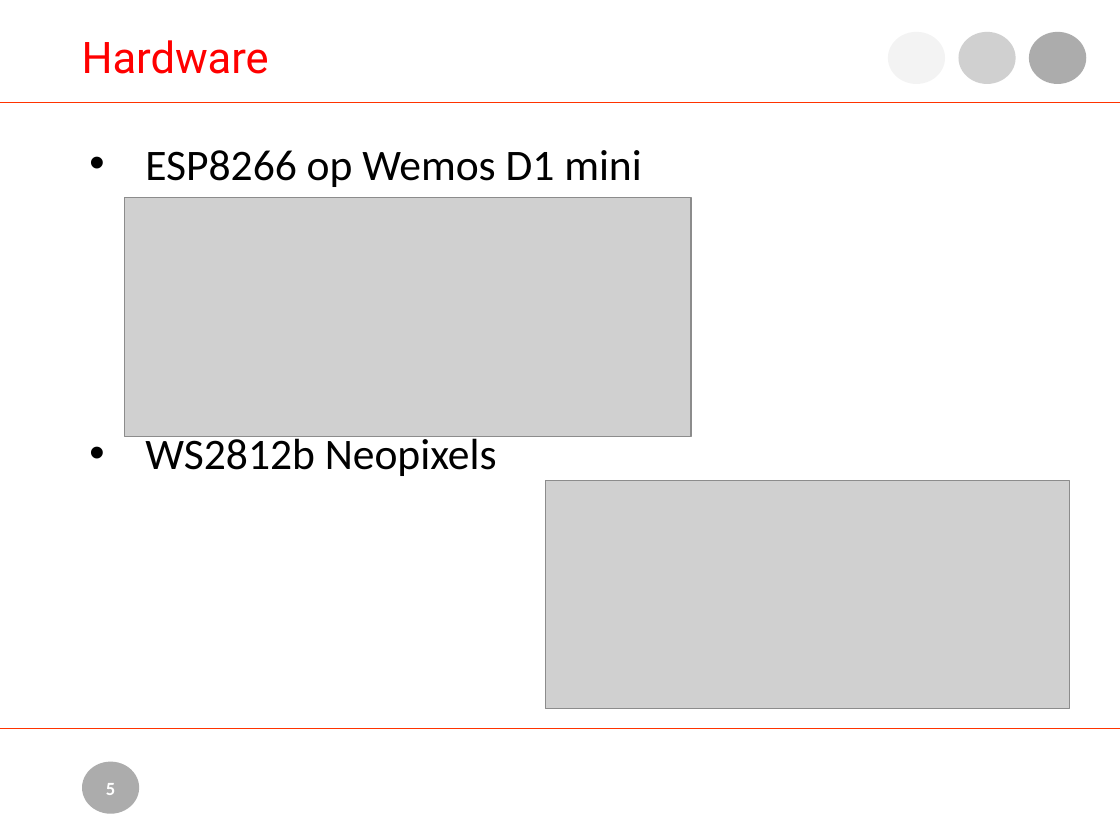
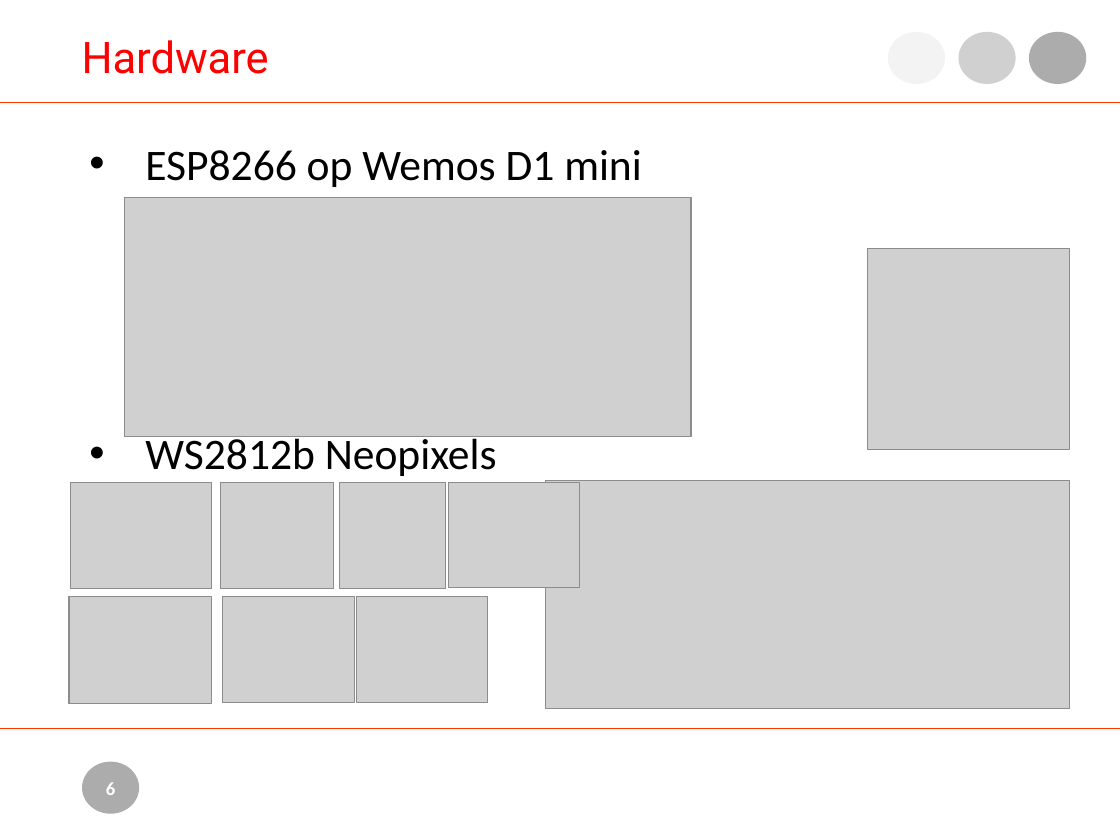
Before and after one commit to nielsmaneschijn/lotlr, a slide deck: slide 6 of doc/IOT for Dummies.pptx (slide 5 before the commit). Drawn at 1120x840 pixels with LibreOffice and Linux fonts; fonts in the diff are those of the drawing; grey boxes stand for pictures; background and template pictures are left out. Boxes give left, top, right and bottom in pixels: in the first picture for what was removed or moved away, otherwise in the second. Text is boxed around its words. In the diff, an @@ line names an element or a change of style, - is before the commit and + after.

```diff
--- a/doc/IOT for Dummies.pptx
+++ b/doc/IOT for Dummies.pptx
@@ picture added at (x1=868, y1=249, x2=1070, y2=450) @@
@@ picture added at (x1=71, y1=483, x2=212, y2=588) @@
@@ picture added at (x1=221, y1=483, x2=334, y2=588) @@
@@ picture added at (x1=339, y1=483, x2=445, y2=588) @@
@@ picture added at (x1=449, y1=483, x2=580, y2=588) @@
@@ picture added at (x1=69, y1=596, x2=212, y2=702) @@
@@ picture added at (x1=223, y1=596, x2=355, y2=701) @@
@@ picture added at (x1=356, y1=596, x2=487, y2=701) @@
@@ page number at (x1=106, y1=782, x2=115, y2=795): text changed @@
-5
+6
```
Also in this commit, not shown: 4 other slides changed, 1 slide added, 4 other files.
